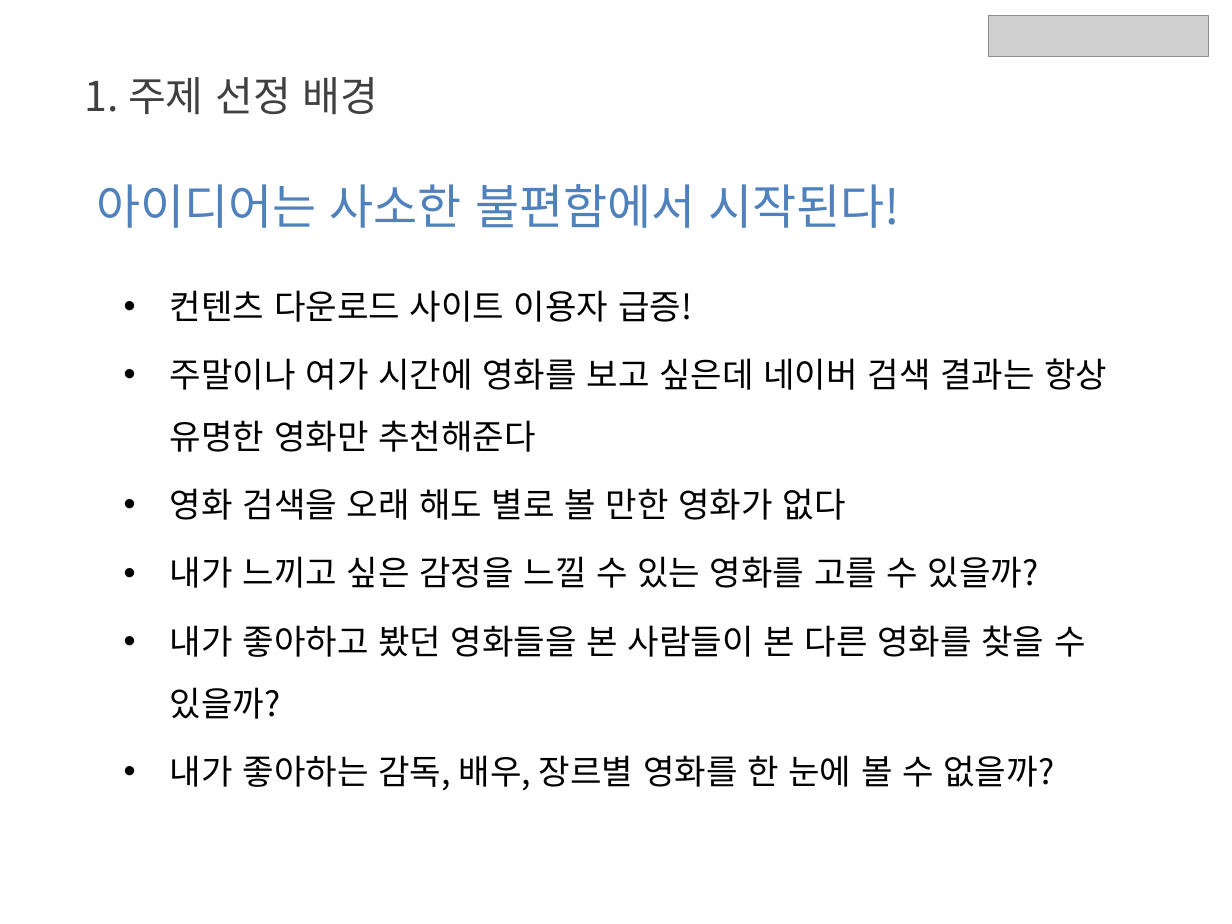
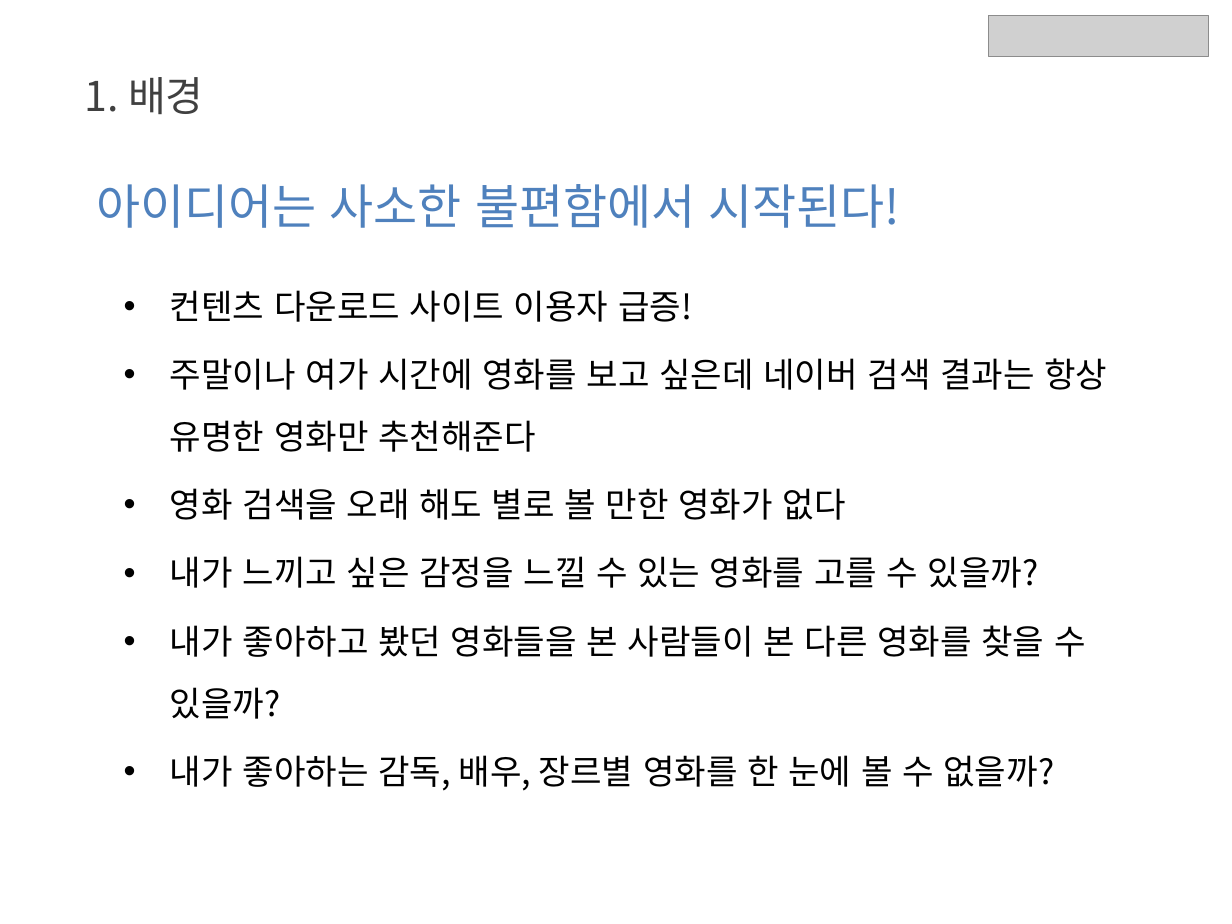
Before and after one commit to chongs02/final_project, a slide deck: slide 4 of DataScience/Documents/결과보고서.pptx (slide 3 before the commit). Drawn at 1232x924 pixels with LibreOffice and Linux fonts; fonts in the diff are those of the drawing; grey boxes stand for pictures. Boxes give left, top, right and bottom in pixels: in the first picture for what was removed or moved away, otherwise in the second. Text is boxed around its words. In the diff, an @@ line names an element or a change of style, - is before the commit and + after.

```diff
--- a/DataScience/Documents/결과보고서.pptx
+++ b/DataScience/Documents/결과보고서.pptx
@@ text at <box>85,77,204,114</box>: text changed @@
-1. 주제 선정 배경
+1. 배경
```
Also in this commit, not shown: 1 other slide changed, 1 slide added, 36 other files.
